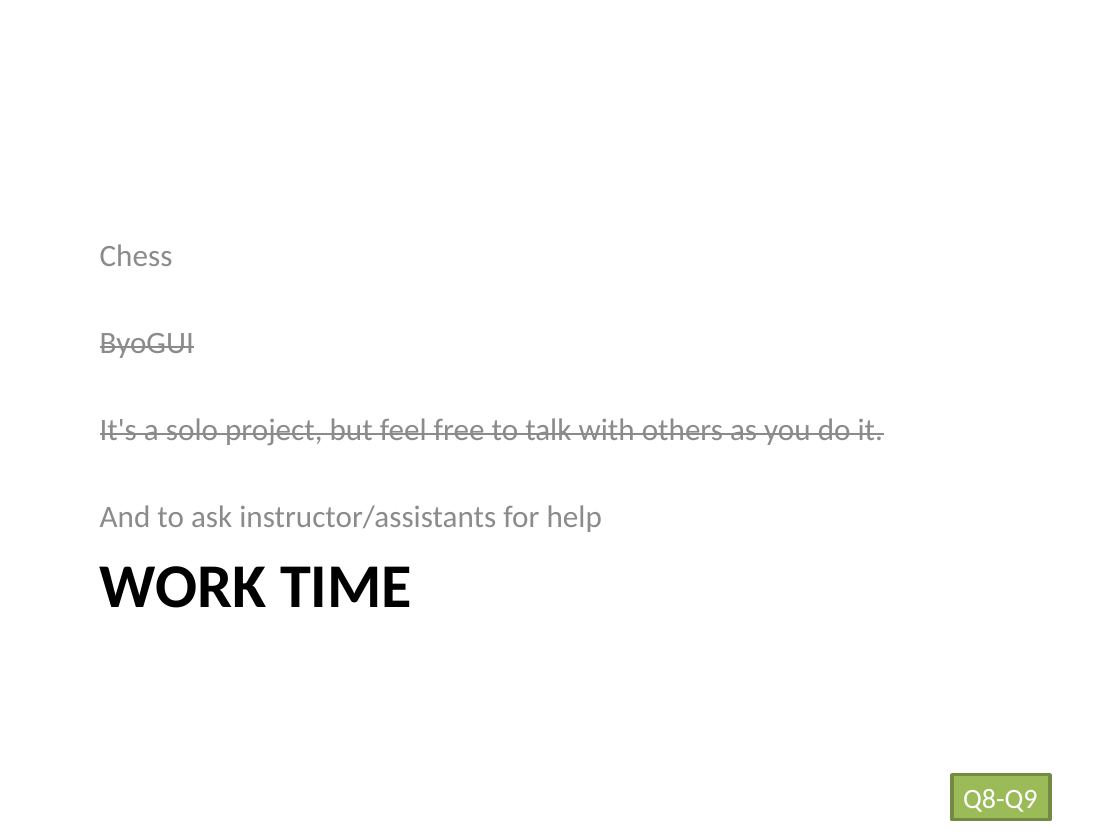
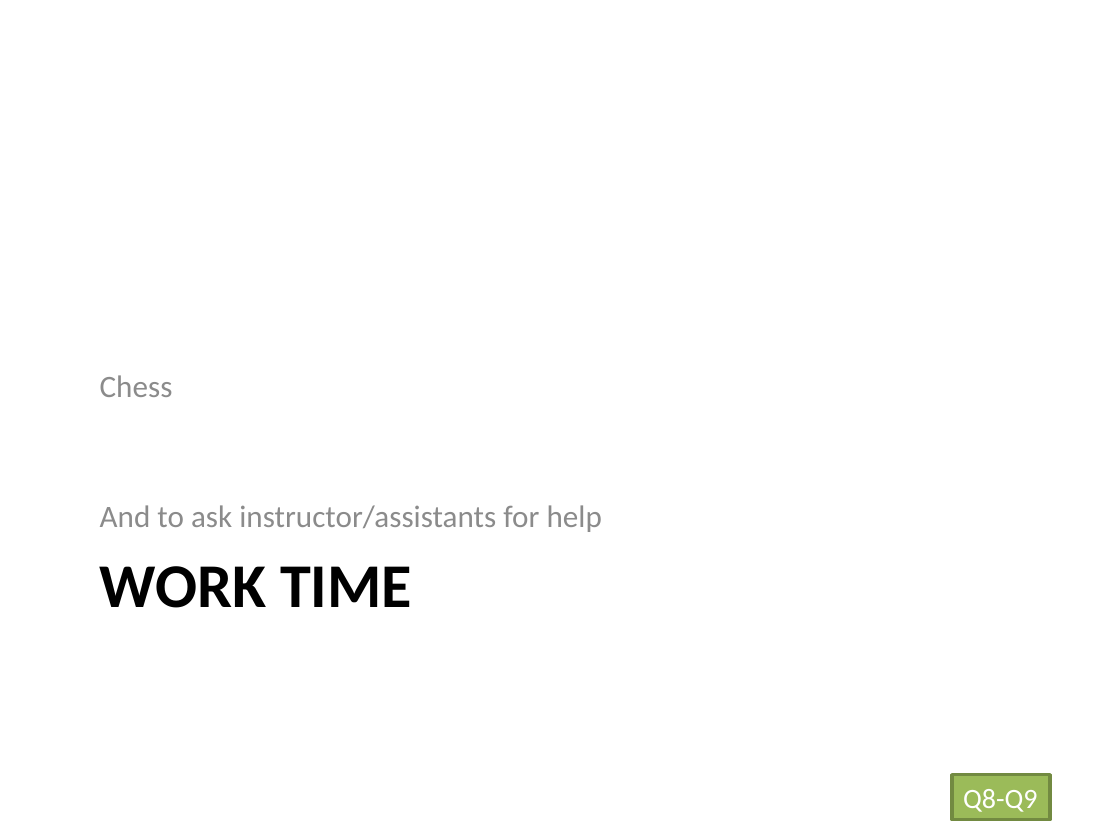
Before and after one commit to RHIT-CSSE/csse220, a slide deck: slide 23 of ClassMaterialsChunked/Inheritance/Slides/Inheritance.pptx (slide 22 before the commit). Drawn at 1120x840 pixels with LibreOffice and Linux fonts; fonts in the diff are those of the drawing. Boxes give left, top, right and bottom in pixels: in the first picture for what was removed or moved away, otherwise in the second. Text is boxed around its words. In the diff, an @@ line names an element or a change of style, - is before the commit and + after.

```diff
--- a/ClassMaterialsChunked/Inheritance/Slides/Inheritance.pptx
+++ b/ClassMaterialsChunked/Inheritance/Slides/Inheritance.pptx
@@ text at bbox=[100, 333, 883, 445]: paragraphs removed @@
-ByoGUI
-It's a solo project, but feel free to talk with others as you do it.
```
Also in this commit, not shown: 7 other slides changed, 1 slide added.
